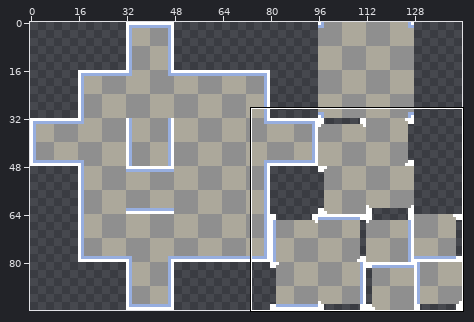
Two states of a sprite sheet, Assets/Sprites/Shop/supermarkettilemap.png. The picture above shows the old version from afar; the outline marks the close-up.
Close-up. Old version:
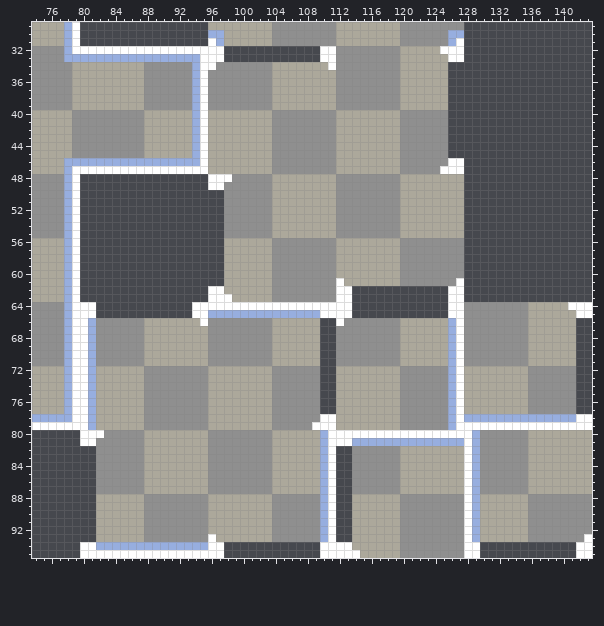
The file is 144x96 pixels. Shown: x 74..143, y 29..95.
After the commit:
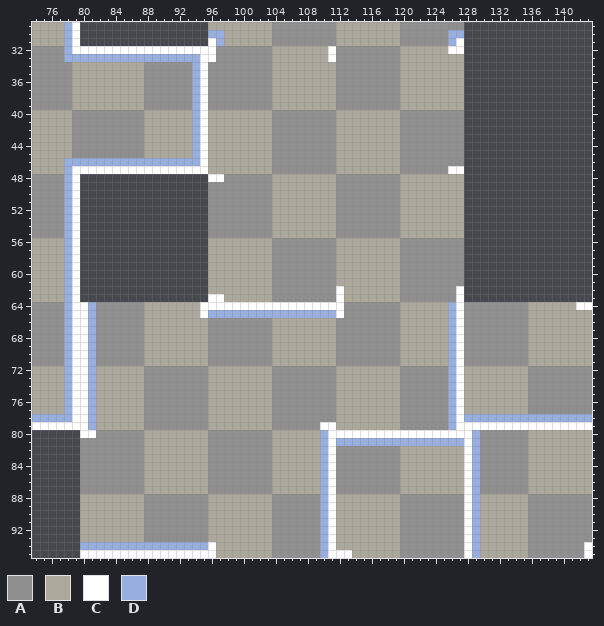
Palette (. is transparent): A #8f8f8f  B #aca89b  C #ffffff  D #97aedf
From old to new:
Changed rows in their new state; - is an unchanged pixel.
first column x 80:
32 -----------------AAAAAAABBBBBBB--------------B------------------
33 -----------------AAAAAAABBBBBBB---------------BB----------------
34 ----------------A--------------B--------------BB----------------
35 ----------------------------------------------BB----------------
36 ----------------------------------------------BB----------------
37 ----------------------------------------------BB----------------
38 ----------------------------------------------BB----------------
39 ----------------------------------------------BB----------------
40 ----------------------------------------------AA----------------
41 ----------------------------------------------AA----------------
42 ----------------------------------------------AA----------------
43 ----------------------------------------------AA----------------
44 ----------------------------------------------AA----------------
45 ----------------------------------------------AA----------------
46 ----------------------------------------------AA----------------
47 ---------------------------------------------A------------------
48 ------------------A---------------------------------------------
49 ----------------AA----------------------------------------------
50 ----------------AA----------------------------------------------
51 ----------------AA----------------------------------------------
52 ----------------AA----------------------------------------------
53 ----------------AA----------------------------------------------
54 ----------------AA----------------------------------------------
55 ----------------AA----------------------------------------------
56 ----------------BB----------------------------------------------
57 ----------------BB----------------------------------------------
58 ----------------BB----------------------------------------------
59 ----------------BB----------------------------------------------
60 ----------------BB----------------------------------------------
61 ----------------BB--------------B--------------A----------------
62 ----------------BB---------------BBBBBBBAAAAAAA-----------------
63 ------------------B--------------BBBBBBBAAAAAAA-----------------
64 -DAAAAAABBBBBBB------------------AAAAAAABBBBBBD--------------B--
65 -DAAAAAABBBBBBB---------------DD-AAAAAAABBBBBBD---------------BB
66 ---------------B--------------BBA-----------------------------BB
67 ------------------------------BB------------------------------BB
68 ------------------------------BB------------------------------BB
69 ------------------------------BB------------------------------BB
70 ------------------------------BB------------------------------BB
71 ------------------------------BB------------------------------BB
72 ------------------------------AA------------------------------AA
73 ------------------------------AA------------------------------AA
74 ------------------------------AA------------------------------AA
75 ------------------------------AA------------------------------AA
76 ------------------------------AA------------------------------AA
77 ------------------------------AA------------------------------AA
78 ------------------------------AA------------------------------DD
79 -----------------------------A----------------------------------
80 --A-------------------------------------------------------------
81 AA------------------------------DD------------------------------
82 AA------------------------------AA------------------------------
83 AA------------------------------AA------------------------------
84 AA------------------------------AA------------------------------
85 AA------------------------------AA------------------------------
86 AA------------------------------AA------------------------------
87 AA------------------------------AA------------------------------
88 BB------------------------------BB------------------------------
89 BB------------------------------BB------------------------------
90 BB------------------------------BB------------------------------
91 BB------------------------------BB------------------------------
92 BB------------------------------BB------------------------------
93 BB--------------B---------------BB-----------------------------A
94 DD---------------BBBBBBBAAAAAAD-BB---------------DBBBBBBAAAAAAA-
95 -----------------BBBBBBBAAAAAAD---B--------------DBBBBBBAAAAAAA-
Where, in picture pixels (left, top, right, bottom), the same in both close-ups:
changed: (208, 46, 336, 70)
changed: (440, 46, 464, 174)
changed: (80, 174, 464, 558)
changed: (568, 302, 592, 422)
changed: (472, 534, 592, 558)
